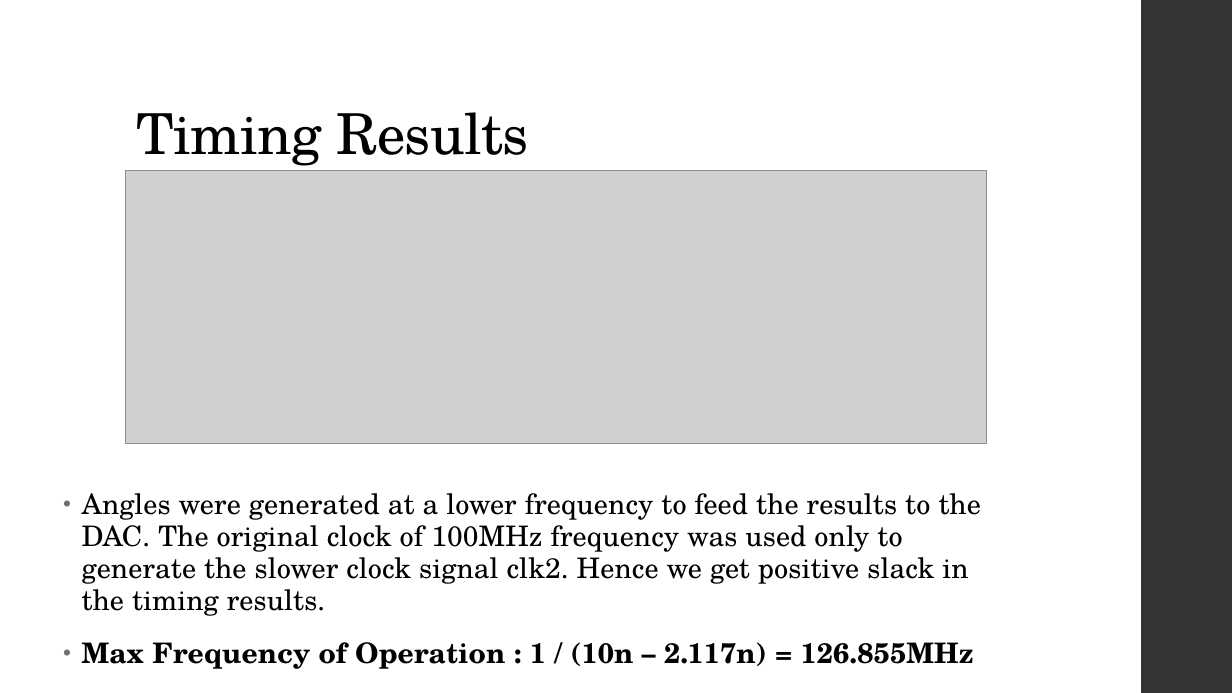
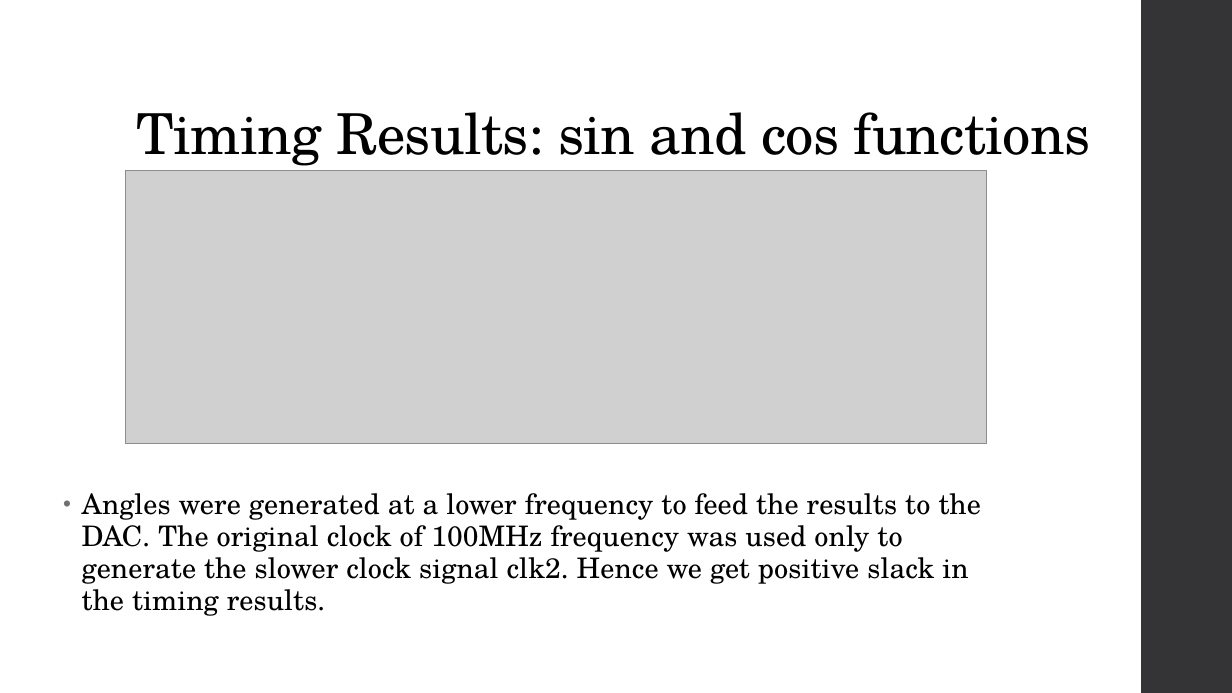
Before and after one commit to GuhanRajasekar/FPGA_course_assignments, a slide deck: slide 9 of Mini_Project/Demo_PPT.pptx (slide 8 before the commit). Drawn at 1232x693 pixels with LibreOffice and Linux fonts; fonts in the diff are those of the drawing; grey boxes stand for pictures. Boxes give left, top, right and bottom in pixels: in the first picture for what was removed or moved away, otherwise in the second. Text is boxed around its words. In the diff, an @@ line names an element or a change of style, - is before the commit and + after.

```diff
--- a/Mini_Project/Demo_PPT.pptx
+++ b/Mini_Project/Demo_PPT.pptx
@@ title at (x1=137, y1=112, x2=1090, y2=171): text changed @@
-Timing Results
+Timing Results: sin and cos functions
@@ text at (x1=82, y1=642, x2=974, y2=669): paragraph removed @@
-• Max Frequency of Operation : 1 / (10n – 2.117n) = 126.855MHz
```
Also in this commit, not shown: 2 other slides changed, 15 slides added.
